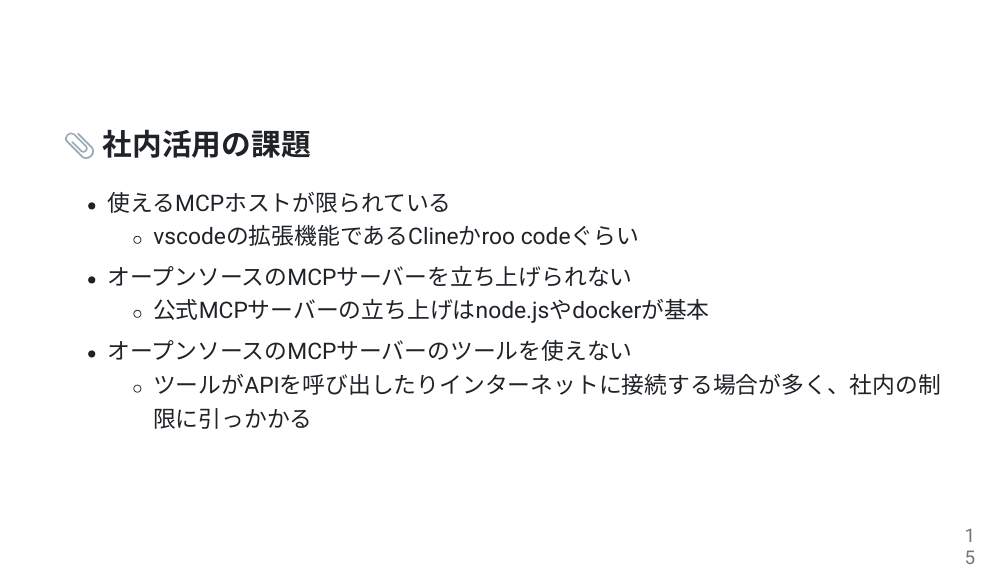
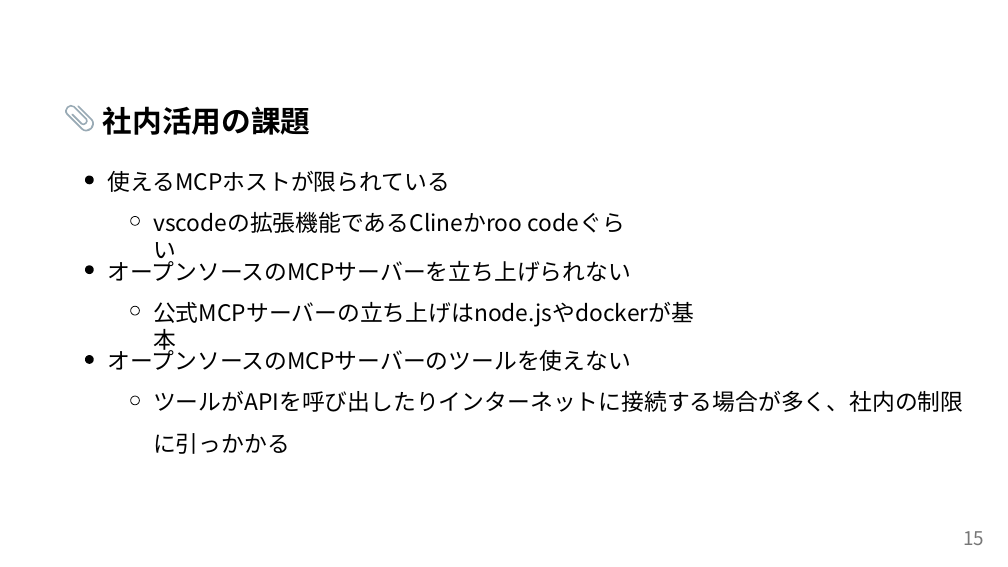
Before and after one commit to ShunsukeTamura06/mcp-study-materials, a slide deck: slide 15 of mcp-introduction.pptx. Drawn at 1008x567 pixels with LibreOffice and Linux fonts; fonts in the diff are those of the drawing. Boxes give left, top, right and bottom in pixels: in the first picture for what was removed or moved away, otherwise in the second. Text is boxed around its words. In the diff, an @@ line names an element or a change of style, - is before the commit and + after.

```diff
--- a/mcp-introduction.pptx
+++ b/mcp-introduction.pptx
@@ freeform shape: place and size @@
-freeform shape at [65, 132, 94, 159]
+freeform shape at [65, 105, 94, 132]
@@ text at [103, 106, 311, 135]: text changed; font Arial to Noto Sans CJK JP; text colour #1F2328 to #000000 @@
-社内活⽤の課題
+社内活用の課題
@@ fill #1F2328 to #000000 in 3 elements at [85, 355, 93, 364], [85, 265, 93, 274], [85, 175, 93, 184] @@
@@ freeform shape: place and size @@
-freeform shape at [88, 203, 95, 209]
+freeform shape at [85, 175, 93, 184]
@@ text "使えるMCPホストが限られている": place and size @@
-text "使えるMCPホストが限られている" at [107, 192, 451, 213]
+text "使えるMCPホストが限られている" at [107, 171, 450, 192]
@@ text "使えるMCPホストが限られている" at [107, 171, 450, 192]: font Lato to Noto Sans CJK JP, font Roboto to Noto Sans CJK JP in "使えるMCPホストが限られている"; text colour #1F2328 to #000000 @@
@@ outline #1F2328 0.74 pt to #000000 0.74 pt in 3 elements at [131, 306, 139, 315], [131, 396, 139, 405], [131, 216, 139, 225] @@
@@ freeform shape: place and size @@
-freeform shape at [134, 236, 141, 243]
+freeform shape at [131, 216, 139, 225]
@@ text removed at [153, 225, 639, 246] @@
-vscodeの拡張機能であるClineかroo codeぐらい
@@ text added at [153, 212, 522, 233], 21.7 pt, text #000000 @@
+vscodeの拡張機能であるClineかroo codeぐらい
@@ freeform shape: place and size @@
-freeform shape at [88, 277, 95, 284]
+freeform shape at [85, 265, 93, 274]
@@ text at [107, 257, 631, 282]: text changed; font Lato to Noto Sans CJK JP; text colour #1F2328 to #000000 @@
-オープンソースのMCPサーバーを⽴ち上げられない
+オープンソースのMCPサーバーを立ち上げられない
@@ text removed at [153, 299, 710, 323] @@
-公式MCPサーバーの⽴ち上げはnode.jsやdockerが基本
@@ freeform shape: place and size @@
-freeform shape at [134, 310, 141, 317]
+freeform shape at [131, 306, 139, 315]
@@ text added at [153, 302, 694, 327], 21.7 pt, text #000000 @@
+公式MCPサーバーの立ち上げはnode.jsやdockerが基本
@@ freeform shape: place and size @@
-freeform shape at [88, 351, 95, 358]
+freeform shape at [85, 355, 93, 364]
@@ text "オープンソースのMCPサーバーのツールを使えない" at [107, 346, 631, 371]: font Lato to Noto Sans CJK JP, font Roboto to Noto Sans CJK JP in "オープンソースのMCPサーバーのツールを使えない"; text colour #1F2328 to #000000 @@
@@ freeform shape: place and size @@
-freeform shape at [134, 385, 141, 392]
+freeform shape at [131, 396, 139, 405]
@@ text at [153, 390, 963, 412]: text changed; font Lato to Noto Sans CJK JP; text colour #1F2328 to #000000 @@
-ツールがAPIを呼び出したりインターネットに接続する場合が多く、社内の制
+ツールがAPIを呼び出したりインターネットに接続する場合が多く、社内の制限
@@ text at [153, 433, 290, 454]: text changed; font Lato to Noto Sans CJK JP; text colour #1F2328 to #000000 @@
-限に引っかかる
+に引っかかる
@@ text "15" at [963, 531, 984, 545]: font Roboto to Noto Sans CJK JP @@
```
Also in this commit, not shown: 17 other slides changed, 1 slide added, 1 slide removed, 1 other file.
